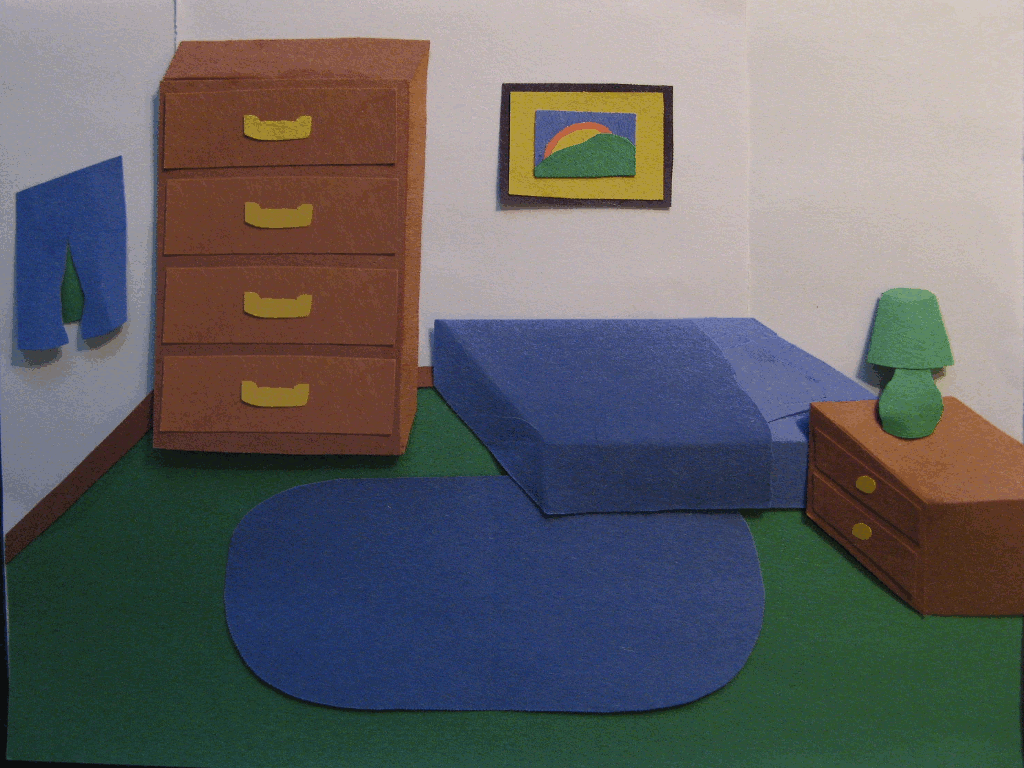
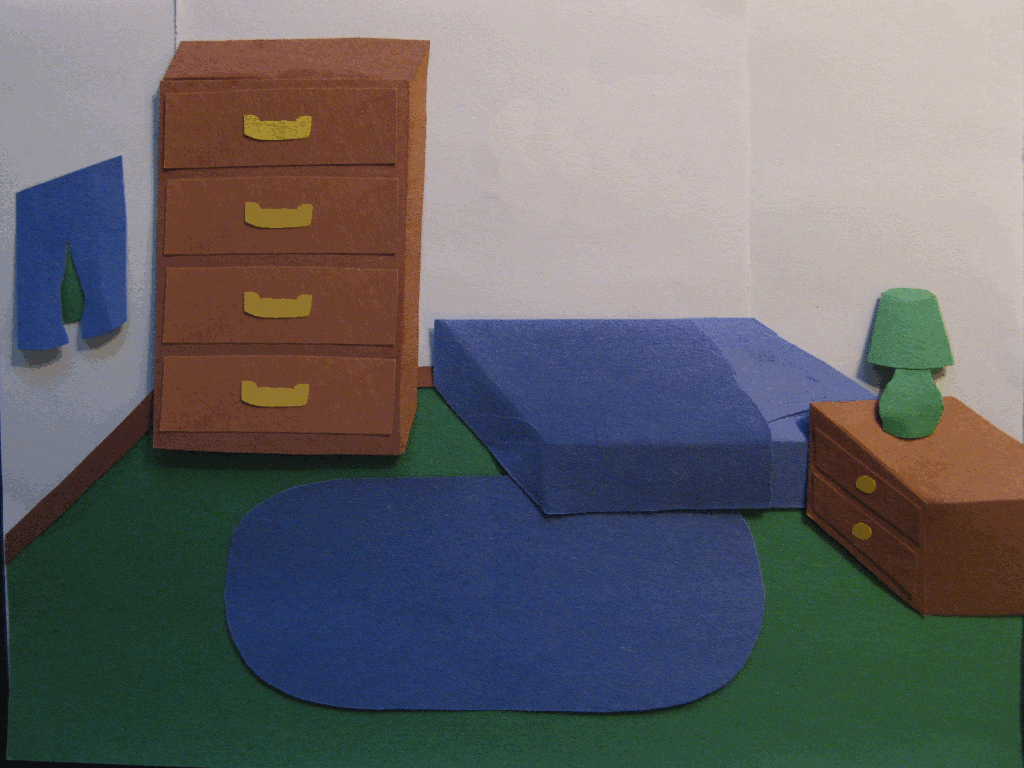
Comparing the layer stacks of the two 1024×768 images. Changes:
painted on "bedroom.png" over bbox(440, 47, 697, 232)
